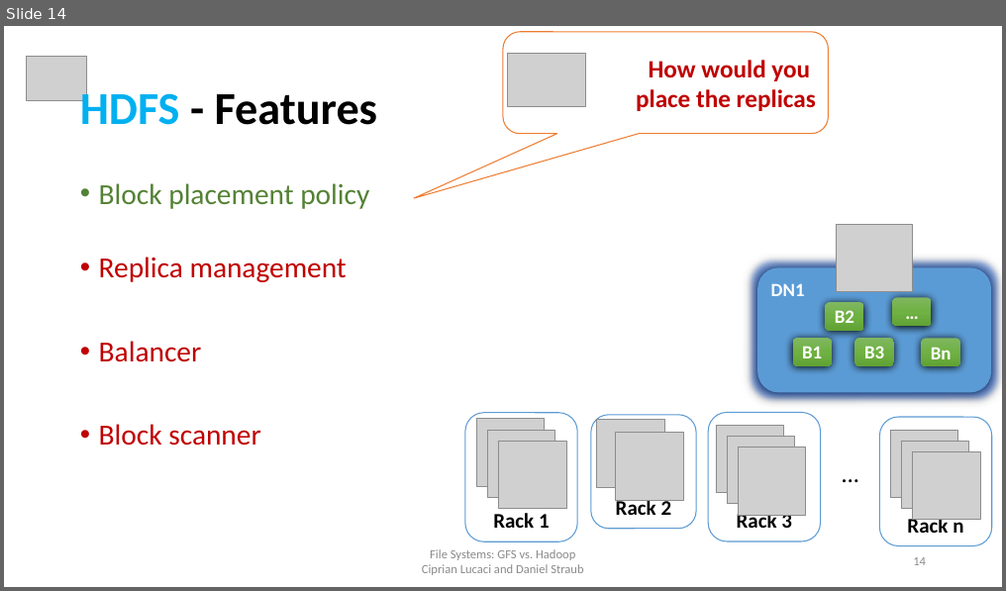
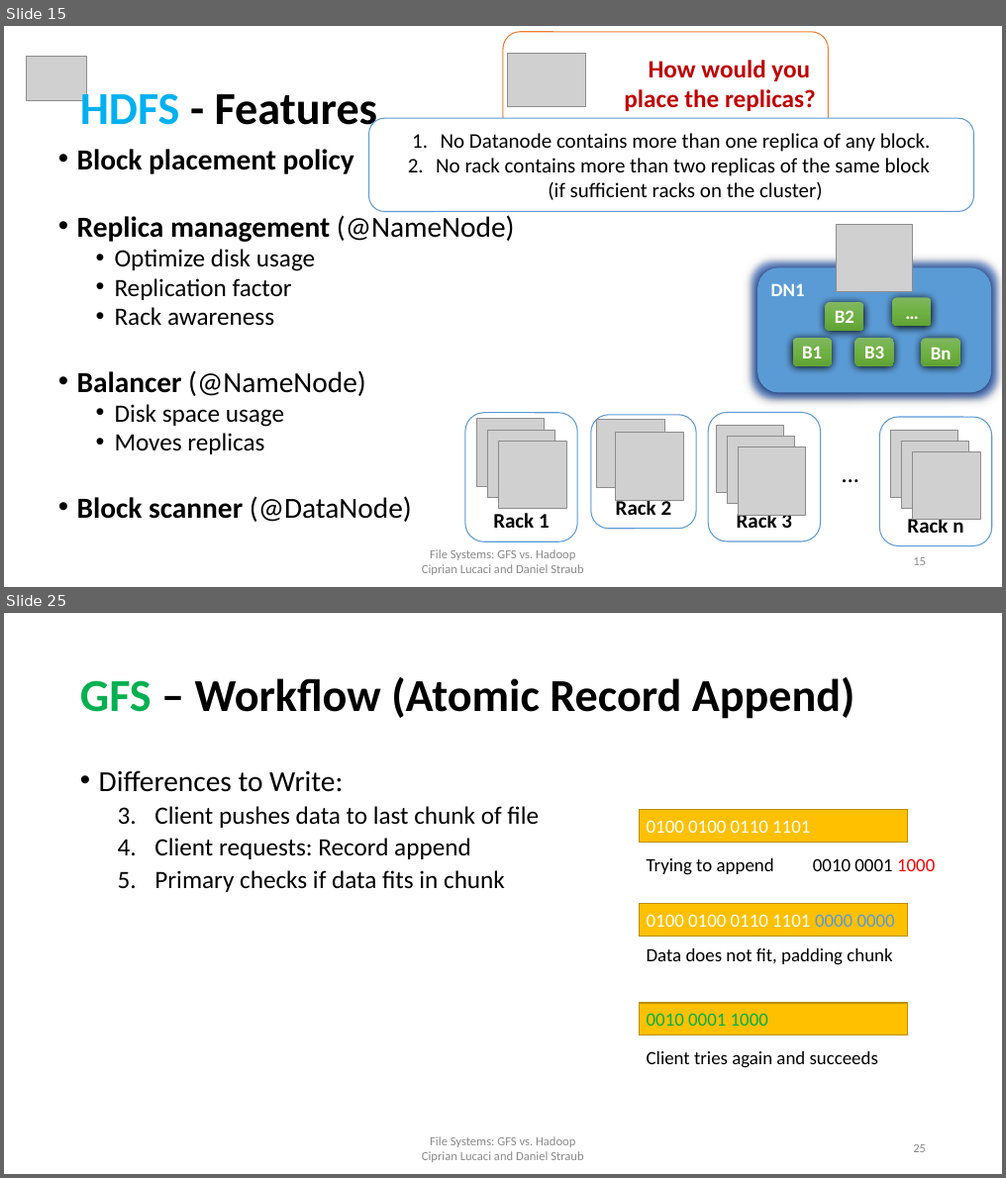
Before and after one commit to cipri7329/ss15-seminar, a slide deck: Presentation/DistributedFileSystems_Cipri.pptx. Shown one above the other, each under a label of ours: slide 14 before the commit, slides 15 and 25 after it; the slides between them are not shown. The pictures are 1006x591 and 1006x1178 pixels, drawn with LibreOffice and Linux fonts; fonts in the diff are those of the drawing; grey boxes stand for pictures; background and template pictures are left out. Boxes give left, top, right and bottom in pixels: in the first picture for what was removed or moved away, otherwise in the second. Text is boxed around its words. In the diff, an @@ line names an element or a change of style, - is before the commit and + after.

```diff
--- a/Presentation/DistributedFileSystems_Cipri.pptx
+++ b/Presentation/DistributedFileSystems_Cipri.pptx
@@ slide 25 added at (x1=4, y1=613, x2=1002, y2=1174), background #FFFFFF @@
@@ title added at (x1=80, y1=677, x2=855, y2=719), 44 pt, text #000000, bold @@
+GFS – Workflow (Atomic Record Append)
@@ text added at (x1=99, y1=770, x2=539, y2=892), 24 pt, text #000000 @@
+• Differences to Write:
+  3. Client pushes data to last chunk of file
+  4. Client requests: Record append
+  5. Primary checks if data fits in chunk
@@ rectangle added at (x1=639, y1=810, x2=908, y2=842), fill #FFC000, outline #BD8E00 1 pt, 18 pt, text #FFFFFF @@
+0100 0100 0110 1101
@@ text added at (x1=647, y1=859, x2=935, y2=875), 18 pt, text #000000 @@
+Trying to append 0010 0001 1000
@@ rectangle added at (x1=639, y1=904, x2=908, y2=937), fill #FFC000, outline #BD8E00 1 pt, 18 pt, text #FFFFFF @@
+0100 0100 0110 1101 0000 0000
@@ text added at (x1=647, y1=949, x2=892, y2=965), 18 pt, text #000000 @@
+Data does not fit, padding chunk
@@ rectangle added at (x1=639, y1=1003, x2=908, y2=1035), fill #FFC000, outline #BD8E00 1 pt, 18 pt, text #00B050 @@
+0010 0001 1000
@@ text added at (x1=647, y1=1052, x2=878, y2=1068), 18 pt, text #000000 @@
+Client tries again and succeeds
@@ text added at (x1=422, y1=1137, x2=583, y2=1162), 12 pt, text #8C8C8C @@
+File Systems: GFS vs. Hadoop
+Ciprian Lucaci and Daniel Straub
@@ page number added at (x1=913, y1=1145, x2=926, y2=1153), 12 pt, text #8C8C8C @@
+25
@@ what was slide 14 is now slide 15 @@
@@ slide 15 changed as well @@
@@ text in rounded speech box at (x1=624, y1=89, x2=816, y2=111): text changed @@
-place the replicas
+place the replicas?
@@ text "Block placement policy" moved from (x1=99, y1=183, x2=369, y2=446) to (x1=77, y1=149, x2=515, y2=522) @@
@@ rounded rectangle added at (x1=369, y1=118, x2=974, y2=212), fill #FFFFFF, outline #5B9BD5 1 pt, 20 pt, text #000000 @@
+1. No Datanode contains more than one replica of any block.
+2. No rack contains more than two replicas of the same block
+   (if sufficient racks on the cluster)
@@ text at (x1=77, y1=149, x2=354, y2=174): text colour #548235 to #000000, bold on in "Block placement policy"; line spacing 0.9 to 0.8 @@
@@ text at (x1=77, y1=215, x2=515, y2=522): text changed; size 28 to 24 pt; text colour #C00000 to #000000 @@
-• Replica management
-• Balancer
-• Block scanner
+• Replica management (@NameNode)
+  • Optimize disk usage
+  • Replication factor
+  • Rack awareness
+• Balancer (@NameNode)
+  • Disk space usage
+  • Moves replicas
+• Block scanner (@DataNode)
@@ page number at (x1=913, y1=558, x2=926, y2=566): text changed @@
-14
+15
```
Also in this commit, not shown: 5 other slides changed, 14 other slides added, 3 other files.
